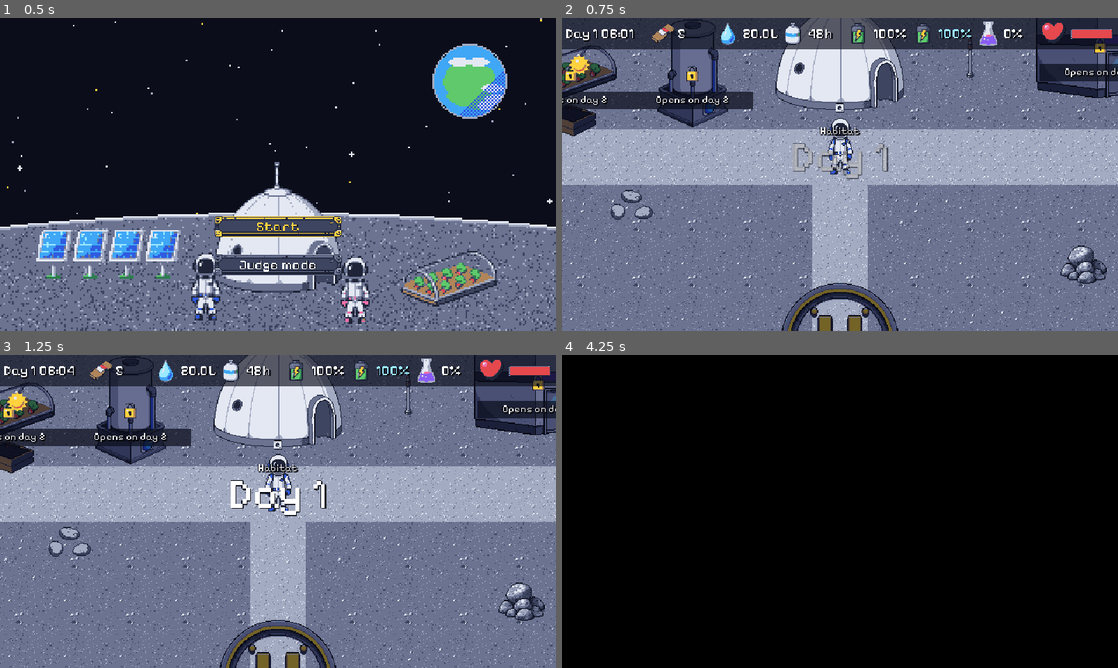
Above: before the commit, frames 1-4 (two rows, left to right).
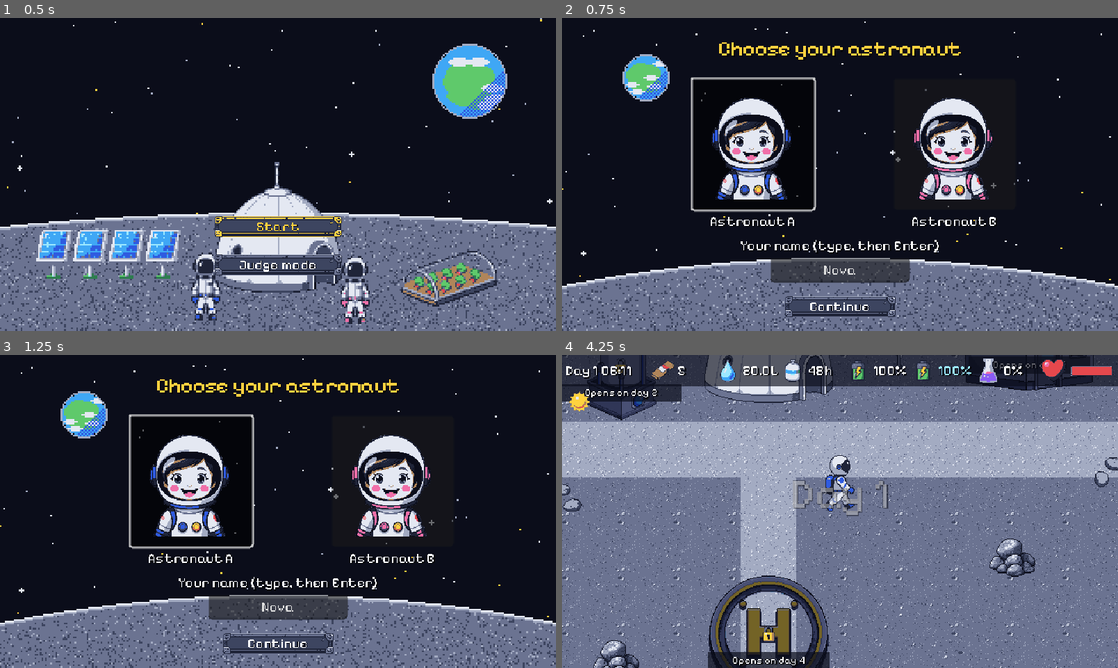
Above: after the commit, the same moments.

Repository: me-AMM/Wings-of-wax
Game: Godot game, scene res://scenes/Title.tscn
Two runs of this game, one before a commit and one after it. Both use one fixed random seed, a clock stepped at 60 frames per second and the inputs below.
Inputs (mouse positions are in pixels of both pictures, inside the frame that each line leads up to):
- Up to frame 1 (0.5 s): no input
- Up to frame 2 (0.75 s): click "Start" at 0.5 s
- Up to frame 3 (1.25 s): no input
- Up to frame 4 (4.25 s): click (840, 642) at 1.25 s, where only the run after the commit has a clickable "Continue"; tap Enter at 2, 2.3, 2.85 s; move the mouse to (962, 495) at 2.02 s; hold Right (move_right) 2.03-2.78 s; hold E (interact) 2.03-2.78 s; click (962, 495) at 2.17 s; tap Space at 2.27, 2.57, 3.02, 3.05, 3.32, 3.6 s; move the mouse to (728, 527) at 2.77 s; hold Down (move_down) 2.78-3.53 s; click (728, 527) at 2.92 s; move the mouse to (895, 442) at 3.52 s; hold Right (move_right) from 3.53 s (still down); hold E (interact) from 3.53 s (still down); click (895, 442) at 3.67 s

Frame 1 is identical in both runs. In frame 2, 84% of the frame differs, in the area x 0-100%, y 0-100%; in frame 3, 84%; in frame 4, 99%.

Commit message:
M5: character select, story, endings with stars, credits, flashlight, blackout visuals, ending flow
Co-Authored-By: Claude Sonnet 5.5 <noreply@anthropic.com>

Diff:
--- a/data/text.json
+++ b/data/text.json
@@ -123,7 +123,18 @@
     "judge_hint": "Judge mode: press J any time to open this panel. Runs earn no stars.",
     "judge_day_label": "Day",
     "judge_presets": "Presets",
-    "judge_end_shadow": "Sunrise"
+    "judge_end_shadow": "Sunrise",
+    "press_e_continue": "E: continue",
+    "judge_no_stars": "Judge run: no stars",
+    "crew_wait": "Finish the final mission first.",
+    "select_title": "Choose your astronaut",
+    "astronaut_a": "Astronaut A",
+    "astronaut_b": "Astronaut B",
+    "name_hint": "Your name (type, then Enter)",
+    "mission_complete_title": "Mission complete",
+    "thanks": "Thank you for playing!",
+    "not_endorsed": "This game is not endorsed by NASA.",
+    "blackout_icon": "Blackout"
   },
   "notices": {
     "cargo_tomorrow": "Cargo lander arrives tomorrow at 07:00.",
--- /dev/null
+++ b/scenes/CharacterSelect.tscn
@@ -0,0 +1,10 @@
+[gd_scene load_steps=2 format=3]
+
+[ext_resource type="Script" path="res://scripts/character_select.gd" id="1"]
+
+[node name="CharacterSelect" type="Control"]
+layout_mode = 3
+anchors_preset = 15
+anchor_right = 1.0
+anchor_bottom = 1.0
+script = ExtResource("1")
--- /dev/null
+++ b/scenes/Credits.tscn
@@ -0,0 +1,10 @@
+[gd_scene load_steps=2 format=3]
+
+[ext_resource type="Script" path="res://scripts/credits.gd" id="1"]
+
+[node name="Credits" type="Control"]
+layout_mode = 3
+anchors_preset = 15
+anchor_right = 1.0
+anchor_bottom = 1.0
+script = ExtResource("1")
--- /dev/null
+++ b/scenes/EndingFailed.tscn
@@ -0,0 +1,10 @@
+[gd_scene load_steps=2 format=3]
+
+[ext_resource type="Script" path="res://scripts/ending.gd" id="1"]
+
+[node name="EndingFailed" type="Control"]
+layout_mode = 3
+anchors_preset = 15
+anchor_right = 1.0
+anchor_bottom = 1.0
+script = ExtResource("1")
--- /dev/null
+++ b/scenes/EndingSuccess.tscn
@@ -0,0 +1,10 @@
+[gd_scene load_steps=2 format=3]
+
+[ext_resource type="Script" path="res://scripts/ending.gd" id="1"]
+
+[node name="EndingSuccess" type="Control"]
+layout_mode = 3
+anchors_preset = 15
+anchor_right = 1.0
+anchor_bottom = 1.0
+script = ExtResource("1")
--- /dev/null
+++ b/scenes/Story.tscn
@@ -0,0 +1,10 @@
+[gd_scene load_steps=2 format=3]
+
+[ext_resource type="Script" path="res://scripts/story.gd" id="1"]
+
+[node name="Story" type="Control"]
+layout_mode = 3
+anchors_preset = 15
+anchor_right = 1.0
+anchor_bottom = 1.0
+script = ExtResource("1")
--- /dev/null
+++ b/scripts/character_select.gd
@@ -0,0 +1,92 @@
+extends Control
+# CharacterSelect: pick astronaut A (blue) or B (pink) and type a name. 320x180 art shown at 2x, UI in real pixels.
+# Left/Right (or A/D, or click) choose the astronaut, Down goes to the name field, Enter confirms.
+
+var pick := "a"
+var buttons := {}
+var name_edit: LineEdit
+
+func _ready() -> void:
+	GameState.clock_running = false
+	var bg := TextureRect.new()
+	bg.texture = Art.tex("select_bg")
+	bg.expand_mode = TextureRect.EXPAND_IGNORE_SIZE
+	bg.stretch_mode = TextureRect.STRETCH_SCALE
+	bg.size = Vector2(640, 360)
+	add_child(bg)
+	var title := UIKit.world_label(Text.t("ui.select_title"), 24, Color("FFD23F"))
+	title.position = Vector2(0, 20)
+	title.size = Vector2(640, 32)
+	title.horizontal_alignment = HORIZONTAL_ALIGNMENT_CENTER
+	add_child(title)
+	for i in 2:
+		var key := "a" if i == 0 else "b"
+		var b := Button.new()
+		b.icon = Art.tex("portrait_" + key)
+		b.flat = false
+		b.toggle_mode = true
+		b.position = Vector2(150 + i * 232, 70)
+		b.custom_minimum_size = Vector2(140, 150)
+		b.size = Vector2(140, 150)
+		b.focus_mode = Control.FOCUS_ALL
+		b.text = ""
+		b.pressed.connect(func(): _choose(key))
+		add_child(b)
+		buttons[key] = b
+		var cap := UIKit.world_label(Text.t("ui.astronaut_" + key), 16)
+		cap.position = Vector2(150 + i * 232, 224)
+		cap.size = Vector2(140, 20)
+		cap.horizontal_alignment = HORIZONTAL_ALIGNMENT_CENTER
+		add_child(cap)
+	var hint := UIKit.world_label(Text.t("ui.name_hint"), 16)
+	hint.position = Vector2(0, 252)
+	hint.size = Vector2(640, 20)
+	hint.horizontal_alignment = HORIZONTAL_ALIGNMENT_CENTER
+	add_child(hint)
+	name_edit = LineEdit.new()
+	name_edit.text = Text.t("ui.default_name")
+	name_edit.max_length = 12
+	name_edit.position = Vector2(240, 276)
+	name_edit.size = Vector2(160, 28)
+	name_edit.alignment = HORIZONTAL_ALIGNMENT_CENTER
+	name_edit.add_theme_font_size_override("font_size", 16)
+	name_edit.text_submitted.connect(func(_t): _go())
+	add_child(name_edit)
+	var go := UIKit.button(Text.t("ui.continue"), 140)
+	go.position = Vector2(250, 316)
+	go.pressed.connect(_go)
+	add_child(go)
+	buttons["a"].focus_neighbor_right = buttons["b"].get_path()
+	buttons["b"].focus_neighbor_left = buttons["a"].get_path()
+	for k in buttons:
+		buttons[k].focus_neighbor_bottom = name_edit.get_path()
+	name_edit.focus_neighbor_top = buttons["a"].get_path()
+	name_edit.focus_neighbor_bottom = go.get_path()
+	go.focus_neighbor_top = name_edit.get_path()
+	_choose("a")
+	buttons["a"].grab_focus()
+
+func _choose(key: String) -> void:
+	pick = key
+	for k in buttons:
+		buttons[k].button_pressed = (k == key)
+	Audio.play("ui_click")
+
+func _go() -> void:
+	GameState.astronaut = pick
+	GameState.player_name = name_edit.text.strip_edges() if name_edit.text.strip_edges() != "" else Text.t("ui.default_name")
+	Audio.play("ui_click")
+	get_tree().change_scene_to_file("res://scenes/Story.tscn")
+
+func _unhandled_input(e: InputEvent) -> void:
+	var f := get_viewport().gui_get_focus_owner()
+	if f is LineEdit:
+		return
+	if e.is_action_pressed("move_left") and f != null and f.focus_neighbor_left != NodePath(""):
+		buttons["a"].grab_focus()
+		_choose("a")
+	elif e.is_action_pressed("move_right") and (f == buttons["a"] or f == buttons["b"]):
+		buttons["b"].grab_focus()
+		_choose("b")
+	elif e.is_action_pressed("interact") and f is Button:
+		f.pressed.emit()
--- /dev/null
+++ b/scripts/credits.gd
@@ -0,0 +1,45 @@
+extends Control
+# Credits: credits_bg at 2x with the lines from data/text.json ("credits") scrolling up. E / Esc goes to the Title.
+
+@export var scroll_speed := 22.0
+var box: Control
+
+func _ready() -> void:
+	GameState.clock_running = false
+	var bg := TextureRect.new()
+	bg.texture = Art.tex("credits_bg")
+	bg.expand_mode = TextureRect.EXPAND_IGNORE_SIZE
+	bg.stretch_mode = TextureRect.STRETCH_SCALE
+	bg.size = Vector2(640, 360)
+	add_child(bg)
+	var dim := ColorRect.new()
+	dim.color = Color(0.04, 0.05, 0.1, 0.55)
+	dim.size = Vector2(640, 360)
+	add_child(dim)
+	box = Control.new()
+	box.position = Vector2(60, 340)
+	add_child(box)
+	var y := 0.0
+	var head := UIKit.world_label(Text.t("game_title"), 24, Color("FFD23F"))
+	head.position = Vector2(0, y)
+	box.add_child(head)
+	y += 44.0
+	for line in Text.list("credits"):
+		var l := UIKit.world_label(line, 16)
+		l.position = Vector2(0, y)
+		l.size = Vector2(520, 40)
+		l.autowrap_mode = TextServer.AUTOWRAP_WORD_SMART
+		box.add_child(l)
+		y += 20.0 * ceil(l.get_theme_font("font").get_string_size(line, HORIZONTAL_ALIGNMENT_LEFT, -1, 16).x / 520.0) + 14.0
+	var th := UIKit.world_label(Text.t("ui.thanks"), 24, Color("9BE8FF"))
+	th.position = Vector2(0, y + 10)
+	box.add_child(th)
+
+func _process(delta: float) -> void:
+	box.position.y -= scroll_speed * delta * (4.0 if Input.is_action_pressed("move_down") else 1.0)
+	if box.position.y < -box.get_child_count() * 60.0:
+		box.position.y = 340.0
+
+func _unhandled_input(e: InputEvent) -> void:
+	if e.is_action_pressed("interact") or (e is InputEventKey and e.pressed and e.keycode == KEY_ESCAPE):
+		get_tree().change_scene_to_file("res://scenes/Title.tscn")
--- /dev/null
+++ b/scripts/ending.gd
@@ -0,0 +1,66 @@
+extends Control
+# Ending screen, used by EndingSuccess.tscn and EndingFailed.tscn (the scene name decides which).
+# Success: "You achieved X% of the mission" and stars that pop in one by one (Judge runs earn no stars). Then Credits.
+
+var success := true
+var star_nodes: Array = []
+
+func _ready() -> void:
+	GameState.clock_running = false
+	success = name == "EndingSuccess"
+	var bg := TextureRect.new()
+	bg.texture = Art.tex("ending_success" if success else "ending_failed")
+	bg.expand_mode = TextureRect.EXPAND_IGNORE_SIZE
+	bg.stretch_mode = TextureRect.STRETCH_SCALE
+	bg.size = Vector2(640, 360)
+	add_child(bg)
+	var panel := ColorRect.new()
+	panel.color = Color(0.04, 0.05, 0.1, 0.78)
+	panel.position = Vector2(20, 168)
+	panel.size = Vector2(600, 184)
+	add_child(panel)
+	var lines: Array = Text.list("ending_success" if success else "ending_failed")
+	var body := UIKit.world_label("\n".join(lines), 16)
+	body.position = Vector2(34, 176)
+	body.size = Vector2(572, 92)
+	body.autowrap_mode = TextServer.AUTOWRAP_WORD_SMART
+	add_child(body)
+	if success:
+		var pct := UIKit.world_label(Text.t("ui.ending_percent") % int(round(GameState.research)), 24, Color("FFD23F"))
+		pct.position = Vector2(34, 272)
+		pct.size = Vector2(572, 30)
+		add_child(pct)
+		if GameState.judge_mode:
+			var nj := UIKit.world_label(Text.t("ui.judge_no_stars"), 16, Color("F06FA8"))
+			nj.position = Vector2(34, 316)
+			add_child(nj)
+		else:
+			_stars()
+	var next := UIKit.button(Text.t("ui.credits") if success else Text.t("ui.play_again"), 140)
+	next.position = Vector2(466, 310)
+	next.pressed.connect(_next)
+	add_child(next)
+	next.grab_focus()
+	Audio.play("success" if success else "fail")
+
+func _stars() -> void:
+	var n := GameState.stars()
+	for i in 5:
+		var s := TextureRect.new()
+		s.texture = Art.tex("icon_star_empty")
+		s.position = Vector2(34 + i * 38, 312)
+		s.size = Vector2(32, 32)
+		add_child(s)
+		star_nodes.append(s)
+	for i in n:
+		await get_tree().create_timer(0.5).timeout
+		star_nodes[i].texture = Art.tex("icon_star_full")
+		Audio.play("star")
+
+func _next() -> void:
+	Audio.play("ui_click")
+	get_tree().change_scene_to_file("res://scenes/Credits.tscn" if success else "res://scenes/Title.tscn")
+
+func _unhandled_input(e: InputEvent) -> void:
+	if e.is_action_pressed("interact"):
+		_next()
--- /dev/null
+++ b/scripts/flashlight.gd
@@ -0,0 +1,25 @@
+extends PointLight2D
+# Visual-only flashlight on the player. On during shadow days (and blackouts) so the dark filter stays playable.
+@export var light_radius := 150.0
+
+func _ready() -> void:
+	var g := GradientTexture2D.new()
+	g.width = 256
+	g.height = 256
+	g.fill = GradientTexture2D.FILL_RADIAL
+	g.fill_from = Vector2(0.5, 0.5)
+	g.fill_to = Vector2(1.0, 0.5)
+	g.gradient = Gradient.new()
+	g.gradient.colors = PackedColorArray([Color(1, 1, 0.9, 1), Color(1, 1, 0.9, 0)])
+	texture = g
+	texture_scale = light_radius / 128.0
+	energy = 1.1
+	position = Vector2(0, -30)
+	GameState.changed.connect(_update)
+	_update()
+
+func _update() -> void:
+	var on: bool = GameState.in_shadow or GameState.blackout
+	if on != enabled:
+		Audio.play("flashlight")
+	enabled = on
--- a/scripts/game_state.gd
+++ b/scripts/game_state.gd
@@ -71,6 +71,7 @@
 var card_queue: Array = []          # info cards waiting to be shown (survives scene changes)
 var mission_kind := ""             # set by the Outpost when a mission starts
 var last_modal_close_ms := 0
+var auto_endings := false         # true in the real game: finishing goes to the ending screens (off in sim_check)
 var game_over := false
 var game_result := ""              # "" / "success" / "failed"
 var total_hours := 0.0             # hours since day 1, 06:00 (for cooldowns)
@@ -200,6 +201,10 @@
 		finish_game("failed")
 	changed.emit()
 
+func _goto_ending(result: String) -> void:
+	modal_count = 0
+	get_tree().change_scene_to_file("res://scenes/EndingSuccess.tscn" if result == "success" else "res://scenes/EndingFailed.tscn")
+
 func heal(amount: float) -> void:
 	health = minf(health_cap, health + amount)
 	changed.emit()
@@ -209,7 +214,10 @@
 		return
 	game_over = true
 	game_result = result
+	clock_running = false
 	event.emit("game_over", {"result": result})
+	if auto_endings:
+		call_deferred("_goto_ending", result)
 
 # ---------------------------------------------------------------- time
 # Real-time driver: scenes that want the clock to run add this node to the tree and
--- a/scripts/hud.gd
+++ b/scripts/hud.gd
@@ -21,6 +21,7 @@
 var splash: Label
 var judge_label: Label
 var storm_icon: TextureRect
+var blackout_icon: TextureRect
 
 func _ready() -> void:
 	layer = 10
@@ -67,6 +68,8 @@
 	# blinking storm icon under the strip
 	storm_icon = _icon("icon_storm", Vector2(40, strip_height + 2), root)
 	storm_icon.visible = false
+	blackout_icon = _icon("icon_blackout", Vector2(76, strip_height + 2), root)
+	blackout_icon.visible = false
 	judge_label = _text(Vector2(280, strip_height + 4), 16, root, Color("F06FA8"))
 	judge_label.text = Text.t("ui.judge_label")
 	judge_label.visible = false
@@ -129,6 +132,7 @@
 	var low: float = Config.data["power"]["low_pack_warn_pct"]
 	stats[3]["icon"].texture = Art.tex("icon_pack_low" if (GameState.base_pack < low and blink) else "icon_pack")
 	stats[4]["icon"].texture = Art.tex("icon_pack_low" if (GameState.spare_pack < low and blink) else "icon_pack")
+	blackout_icon.visible = GameState.blackout and blink
 	storm_icon.visible = GameState.storm_state == "warning"
 	storm_icon.modulate.a = 0.5 + 0.5 * sin(Time.get_ticks_msec() / 120.0)
 	if notice_timer > 0.0:
--- a/scripts/mission.gd
+++ b/scripts/mission.gd
@@ -187,6 +187,7 @@
 	cam.limit_right = int(world_size.x)
 	cam.limit_bottom = int(world_size.y)
 	player.add_child(cam)
+	player.add_child(load("res://scripts/flashlight.gd").new())
 	prompt = Node2D.new()
 	prompt.z_index = 200
 	var key := Sprite2D.new()
--- a/scripts/outpost.gd
+++ b/scripts/outpost.gd
@@ -34,13 +34,14 @@
 	_build_prompt()
 	_build_lander()
 	_build_locks()
+	player.add_child(load("res://scripts/flashlight.gd").new())
 	player.stepped.connect(func(p): _effect("dust_puff", p + Vector2(0, -2), 0.5, false))
 	add_child(load("res://scripts/debug_overlay.gd").new())
 	GameState.event.connect(_on_event)
 	GameState.card.connect(func(k): GameState.card_queue.append(k))
 	add_child(load("res://scripts/storm_warning.gd").new())
 	GameState.changed.connect(_refresh_visuals)
-	dark.color = shadow_tint if GameState.in_shadow else Color.WHITE
+	_refresh_visuals()
 	card_wait = card_delay
 	if GameState.day_intro_pending:
 		GameState.emit_day_intro()
@@ -161,7 +162,10 @@
 	if _lander_on_pad() and not lander_sprite.is_playing():
 		lander_sprite.visible = true
 		lander_sprite.frame = lander_sprite.sprite_frames.get_frame_count("default") - 1
-	dark.color = shadow_tint if GameState.in_shadow else Color.WHITE
+	if GameState.blackout:
+		dark.color = Color(0.16, 0.18, 0.32)       # blackout: nearly dark, the flashlight still works
+	else:
+		dark.color = shadow_tint if GameState.in_shadow else Color.WHITE
 
 func _set_solid(body: Node, on: bool) -> void:
 	if body != null:
@@ -356,6 +360,11 @@
 			_use_pad()
 		"shelter":
 			do_shelter()
+		"crew_lander":
+			if GameState.mission_done_today and GameState.storm_state == "none":
+				GameState.finish_game("success")      # extraction: the crew lander takes you home
+			else:
+				hud.toast(Text.t("ui.crew_wait"))
 
 func _use_tray() -> void:
 	if GameState.tray_ready:
--- /dev/null
+++ b/scripts/story.gd
@@ -0,0 +1,49 @@
+extends Control
+# Story: 3 intro pages in one scene (story_1..3 art at 2x). E / Enter / click = next page; after page 3 the game starts.
+
+var page := 0
+var bg: TextureRect
+var text_l: Label
+var dots: Label
+
+func _ready() -> void:
+	GameState.clock_running = false
+	bg = TextureRect.new()
+	bg.expand_mode = TextureRect.EXPAND_IGNORE_SIZE
+	bg.stretch_mode = TextureRect.STRETCH_SCALE
+	bg.size = Vector2(640, 360)
+	add_child(bg)
+	var panel := ColorRect.new()
+	panel.color = Color(0.04, 0.05, 0.1, 0.78)
+	panel.position = Vector2(20, 262)
+	panel.size = Vector2(600, 84)
+	add_child(panel)
+	text_l = UIKit.world_label("", 16)
+	text_l.position = Vector2(34, 270)
+	text_l.size = Vector2(572, 56)
+	text_l.autowrap_mode = TextServer.AUTOWRAP_WORD_SMART
+	add_child(text_l)
+	dots = UIKit.world_label("", 16, Color("FFD23F"))
+	dots.position = Vector2(34, 322)
+	dots.size = Vector2(572, 20)
+	dots.horizontal_alignment = HORIZONTAL_ALIGNMENT_RIGHT
+	add_child(dots)
+	_show()
+
+func _show() -> void:
+	bg.texture = Art.tex("story_%d" % (page + 1))
+	text_l.text = Text.list("story")[page]
+	dots.text = "%d/3   %s" % [page + 1, Text.t("ui.press_e_continue")]
+
+func _next() -> void:
+	page += 1
+	Audio.play("ui_click")
+	if page >= 3:
+		get_tree().change_scene_to_file("res://scenes/Outpost.tscn")
+	else:
+		_show()
+
+func _unhandled_input(e: InputEvent) -> void:
+	if e.is_action_pressed("interact") or (e is InputEventKey and e.pressed and e.keycode in [KEY_ENTER, KEY_SPACE]) \
+			or (e is InputEventMouseButton and e.pressed):
+		_next()
--- a/scripts/title.gd
+++ b/scripts/title.gd
@@ -4,6 +4,7 @@
 func _ready() -> void:
 	GameState.clock_running = false
 	GameState.judge_mode = false
+	GameState.auto_endings = true
 	var bg: TextureRect = $Background
 	bg.expand_mode = TextureRect.EXPAND_IGNORE_SIZE
 	bg.stretch_mode = TextureRect.STRETCH_SCALE
--- a/tools/shot.gd
+++ b/tools/shot.gd
@@ -22,6 +22,8 @@
 			gs.day = 4
 			gs._start_day(false)
 			gs.advance(1.2)
+		"r100":
+			gs.research = 100.0
 		"day2":
 			gs.day = 2
 			gs._start_day(false)
@@ -52,7 +54,7 @@
 	frames += 1
 	if frames == 3:
 		_start()
-	if frames == 160:
+	if frames == 260:
 		var img := root.get_texture().get_image()
 		img.save_png(out_path)
 		print("saved ", out_path, " ", img.get_size())
--- /dev/null
+++ b/tools/smoke_flow.gd
@@ -0,0 +1,22 @@
+extends Node
+# Instantiates every full-screen scene once (Title, CharacterSelect, Story, endings, Credits, Board) to catch errors.
+var n := 0
+var cur: Node
+var list := ["Title", "CharacterSelect", "Story", "EndingSuccess", "EndingFailed", "Credits", "ForecastBoard", "Outpost", "Mission"]
+func _process(_d: float) -> void:
+	n += 1
+	if n == 3:
+		GameState.new_game()
+		GameState.research = 87.5
+		GameState.mission_kind = "ice"
+	if n >= 3 and (n - 3) % 12 == 0:
+		var i := (n - 3) / 12
+		if cur:
+			cur.queue_free()
+		if i >= list.size():
+			print("flow ok")
+			get_tree().quit()
+			return
+		cur = load("res://scenes/%s.tscn" % list[i]).instantiate()
+		get_tree().root.add_child(cur)
+		print("loaded ", list[i], " stars=", GameState.stars())
--- /dev/null
+++ b/tools/smoke_flow.tscn
@@ -0,0 +1,6 @@
+[gd_scene load_steps=2 format=3]
+
+[ext_resource type="Script" path="res://tools/smoke_flow.gd" id="1"]
+
+[node name="S" type="Node"]
+script = ExtResource("1")
Not shown, added: scripts/character_select.gd.uid
Not shown, added: scripts/credits.gd.uid
Not shown, added: scripts/ending.gd.uid
Not shown, added: scripts/flashlight.gd.uid
Not shown, added: scripts/story.gd.uid
